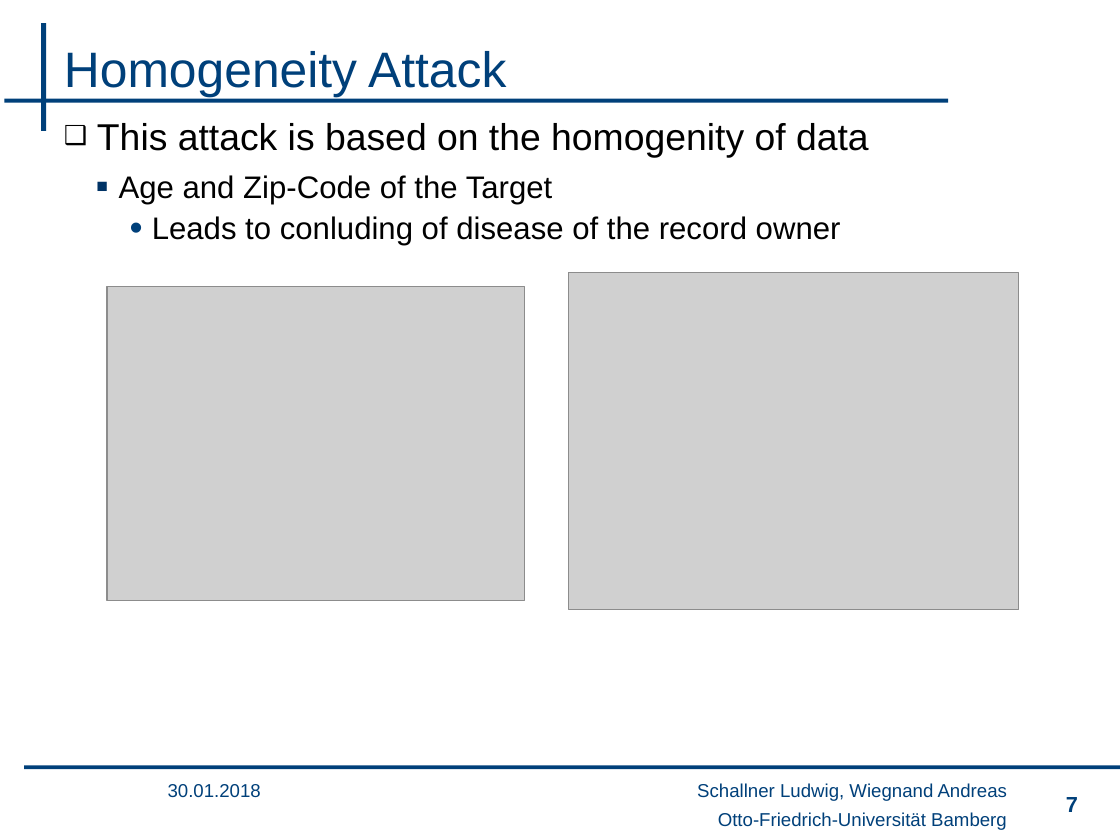
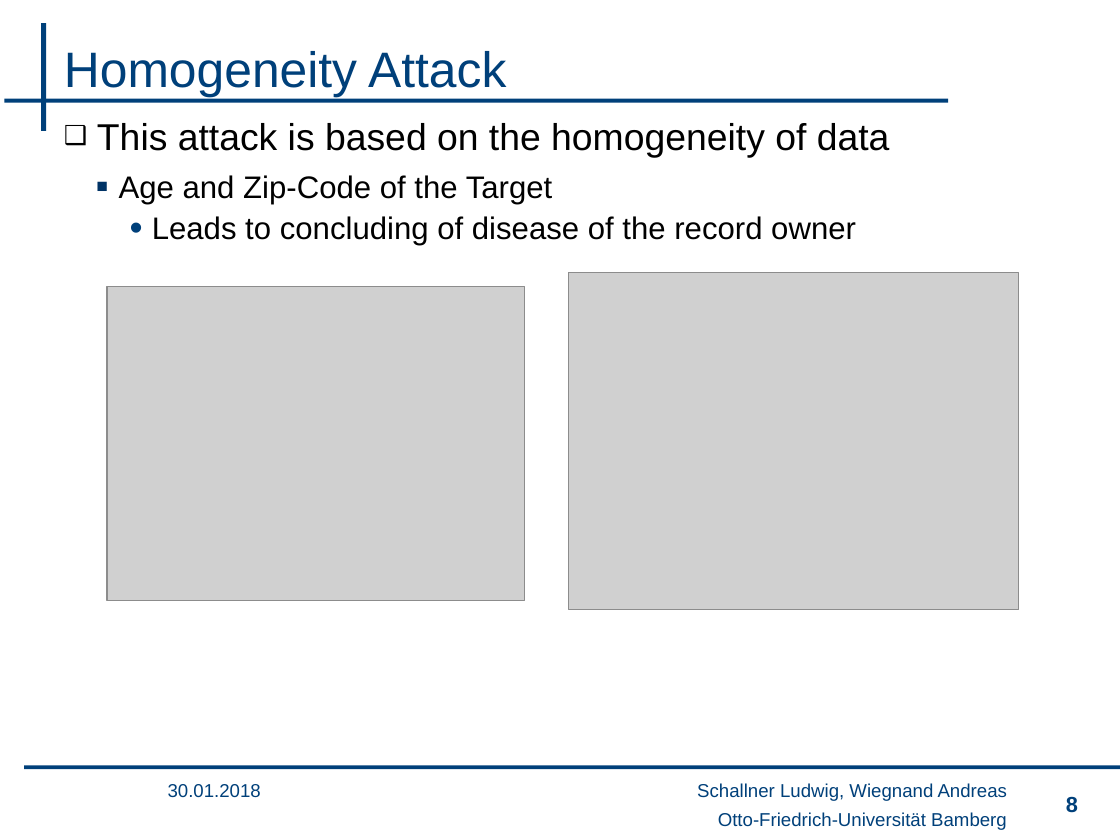
Before and after one commit to wsgan001/PSI-MSem, a slide deck: slide 8 of presentation/sicherheits_lu.pptx (slide 7 before the commit). Drawn at 1120x840 pixels with LibreOffice and Linux fonts; fonts in the diff are those of the drawing; grey boxes stand for pictures; background and template pictures are left out. Boxes give left, top, right and bottom in pixels: in the first picture for what was removed or moved away, otherwise in the second. Text is boxed around its words. In the diff, an @@ line names an element or a change of style, - is before the commit and + after.

```diff
--- a/presentation/sicherheits_lu.pptx
+++ b/presentation/sicherheits_lu.pptx
@@ text at <box>97,123,890,157</box>: text changed @@
-❑ This attack is based on the homogenity of data
+❑ This attack is based on the homogeneity of data
@@ text at <box>152,216,856,245</box>: text changed @@
-    • Leads to conluding of disease of the record owner
+    • Leads to concluding of disease of the record owner
@@ page number at <box>1066,797,1078,812</box>: text changed @@
-7
+8
```
Also in this commit, not shown: 8 other slides changed, 1 slide added.
